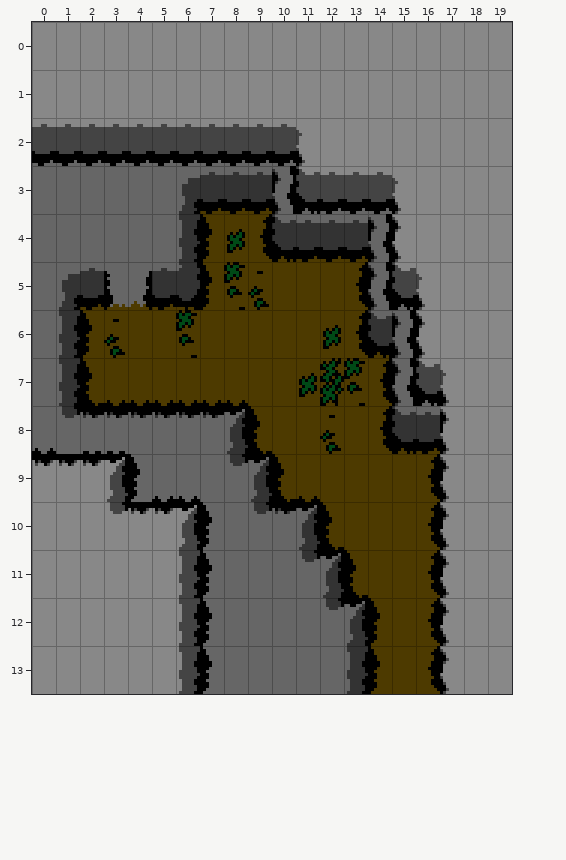
Two states of a Tiled map, tiled/hills_room_13.tmx. Above: the version before the commit.
Cells are 8x16 px. Shown: x 0..19, y 0..13.
And afterwards:
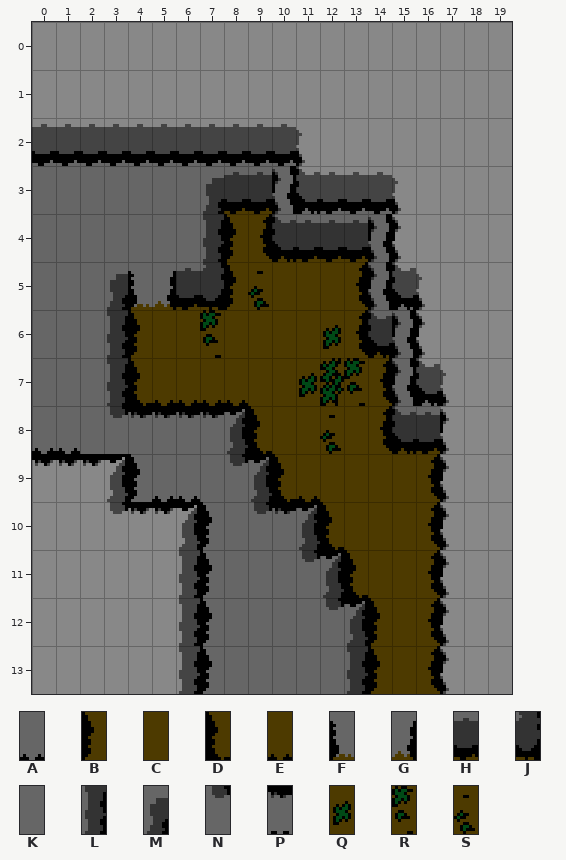
Key: from "hills_high": A 1; from "hills_ledges": B 0, C 1, D 3, E 4, F 6, G 7, H 19, J 20, K 25, L 26, M 28, N 30, P 32; from "hills_veg": Q 0, R 2, S 3.
_ is an empty cell, . an unchanged one.
What changed:
--- layer "Tile Layer 1"
@@ x 1..8 @@
- 3 .....MH.
- 4 .....LBQ
- 5 MHFGHJBR
- 6 LBSC.RC.
- 7 LDEE....
- 8 NPP.....
+ 3 .....KM.
+ 4 .....KLB
+ 5 KKMFGHJB
+ 6 KKLB.CR.
+ 7 KKLD....
+ 8 AKN.....
